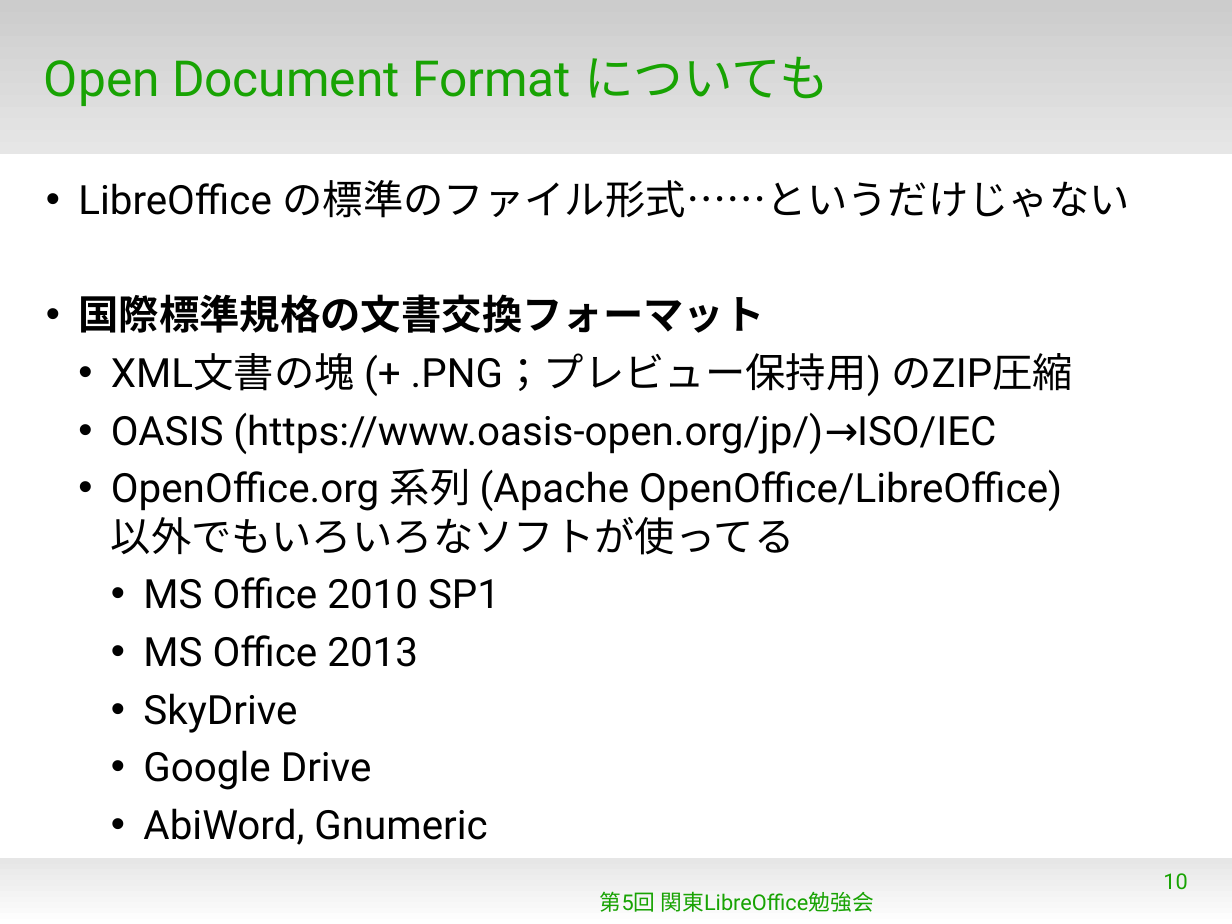
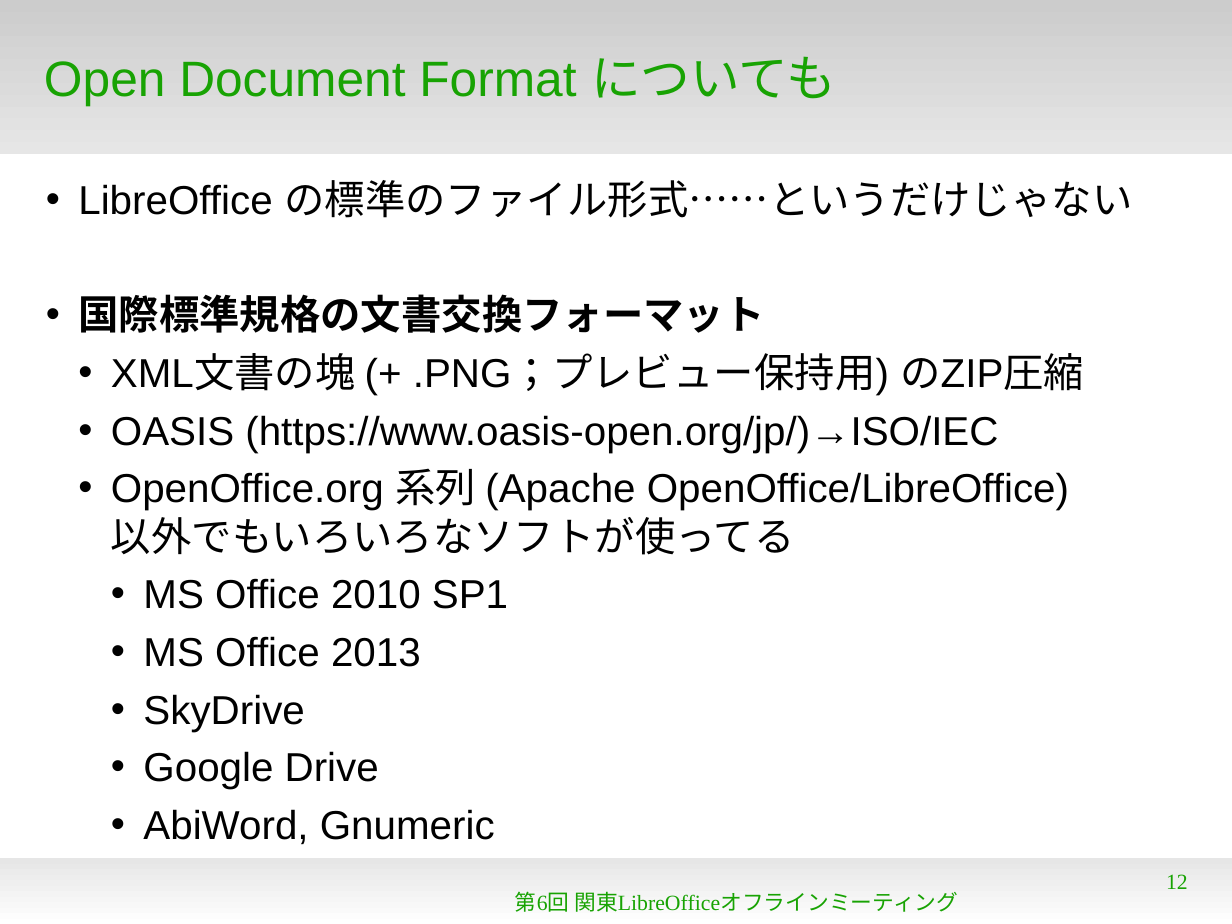
Before and after one commit to naruoga/KantoLibreOffice, a slide deck: slide 12 of Jun2013/OpeningTalk.odp (slide 10 before the commit). Drawn at 1232x924 pixels with LibreOffice and Linux fonts; fonts in the diff are those of the drawing; background and template pictures are left out. Boxes give left, top, right and bottom in pixels: in the first picture for what was removed or moved away, otherwise in the second. Text is boxed around its words. In the diff, an @@ line names an element or a change of style, - is before the commit and + after.

```diff
--- a/Jun2013/OpeningTalk.odp
+++ b/Jun2013/OpeningTalk.odp
@@ title "Open Document Format についても" at [44,56,835,106]: font Roboto to Arial @@
@@ text "LibreOffice の標準のファイル形式……というだけじゃない" at [78,180,1132,789]: font Roboto to Arial @@
@@ text at [515,891,958,912]: text changed; font Roboto to Times New Roman @@
-第5回 関東LibreOffice勉強会
+第6回 関東LibreOfficeオフラインミーティング
@@ page number at [1166,874,1188,889]: text changed; font Roboto to Times New Roman @@
-10
+12
```
Also in this commit, not shown: 9 other slides changed, 4 slides added, 2 slides removed.
